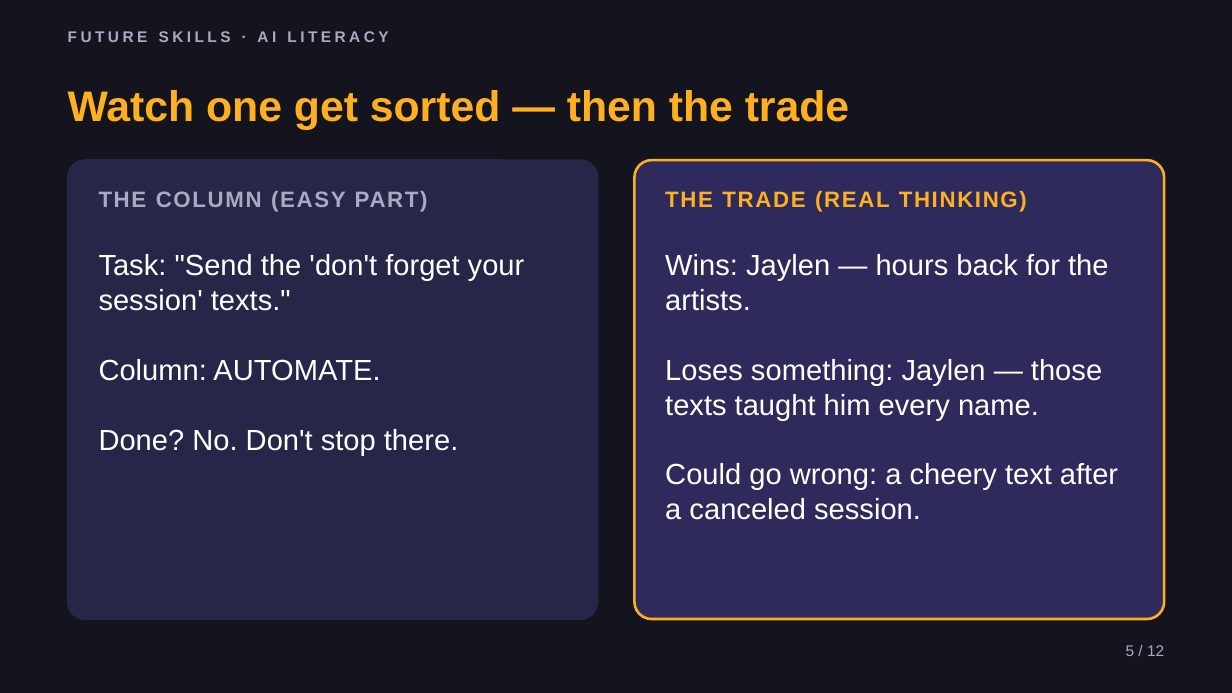
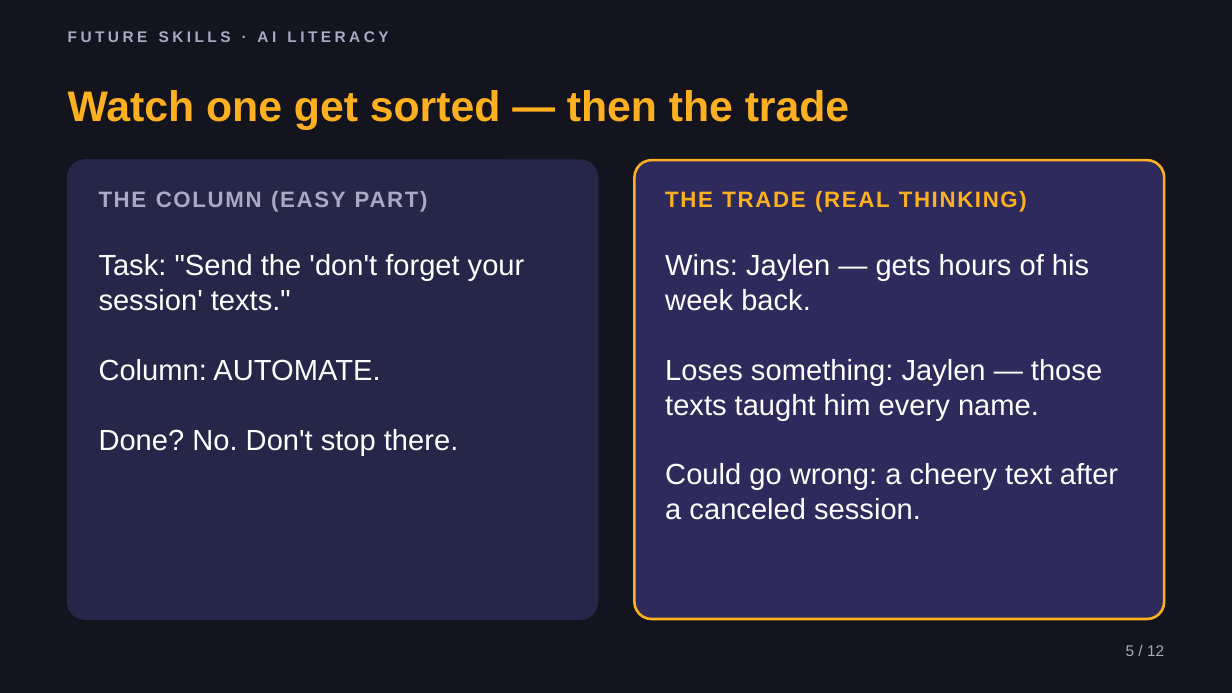
Before and after one commit to phiunit/tptphi, a slide deck: slide 5 of products/ai-boring-work/dist/Robots Do the Boring Work - Slides.pptx. Drawn at 1232x693 pixels with LibreOffice and Linux fonts; fonts in the diff are those of the drawing. Boxes give left, top, right and bottom in pixels: in the first picture for what was removed or moved away, otherwise in the second. Text is boxed around its words. In the diff, an @@ line names an element or a change of style, - is before the commit and + after.

```diff
--- a/products/ai-boring-work/dist/Robots Do the Boring Work - Slides.pptx
+++ b/products/ai-boring-work/dist/Robots Do the Boring Work - Slides.pptx
@@ text at (x1=665, y1=254, x2=1089, y2=311): text changed @@
-Wins: Jaylen — hours back for the artists.
+Wins: Jaylen — gets hours of his week back.
```
Also in this commit, not shown: 3 other slides changed, 54 other files.
